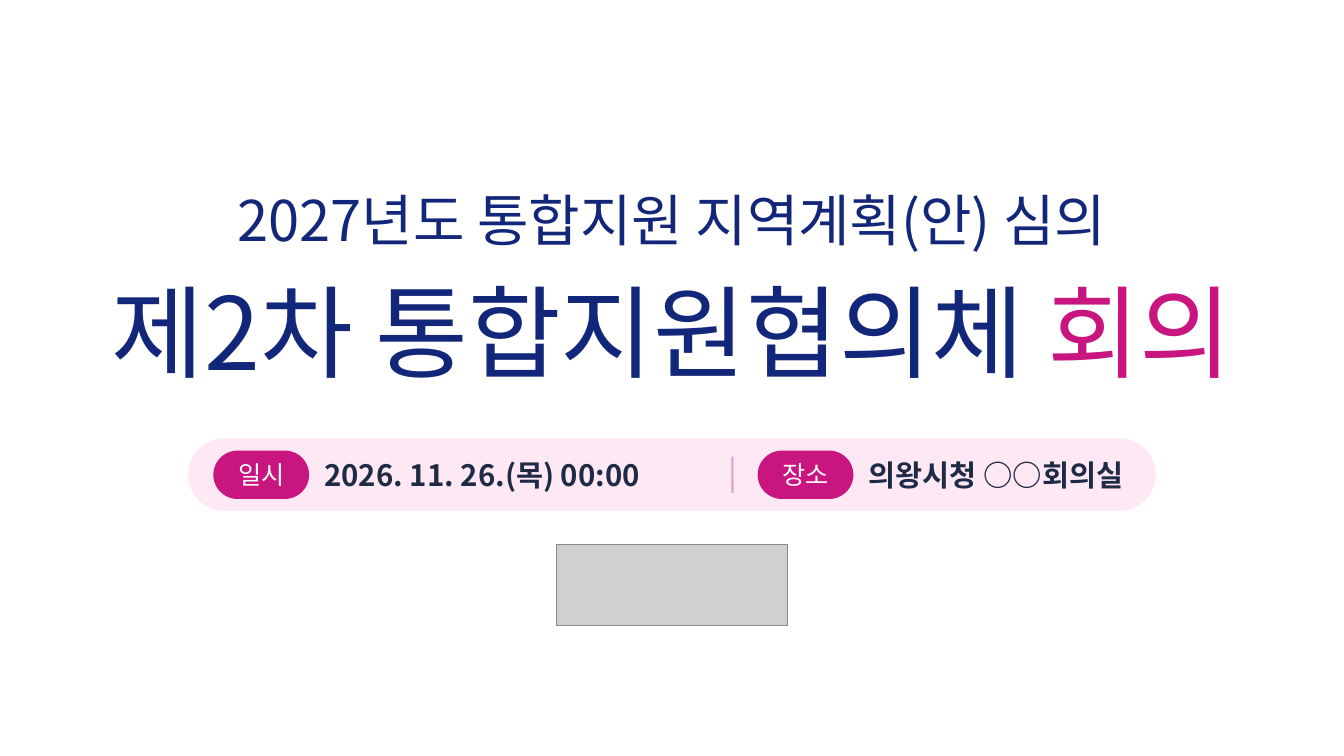
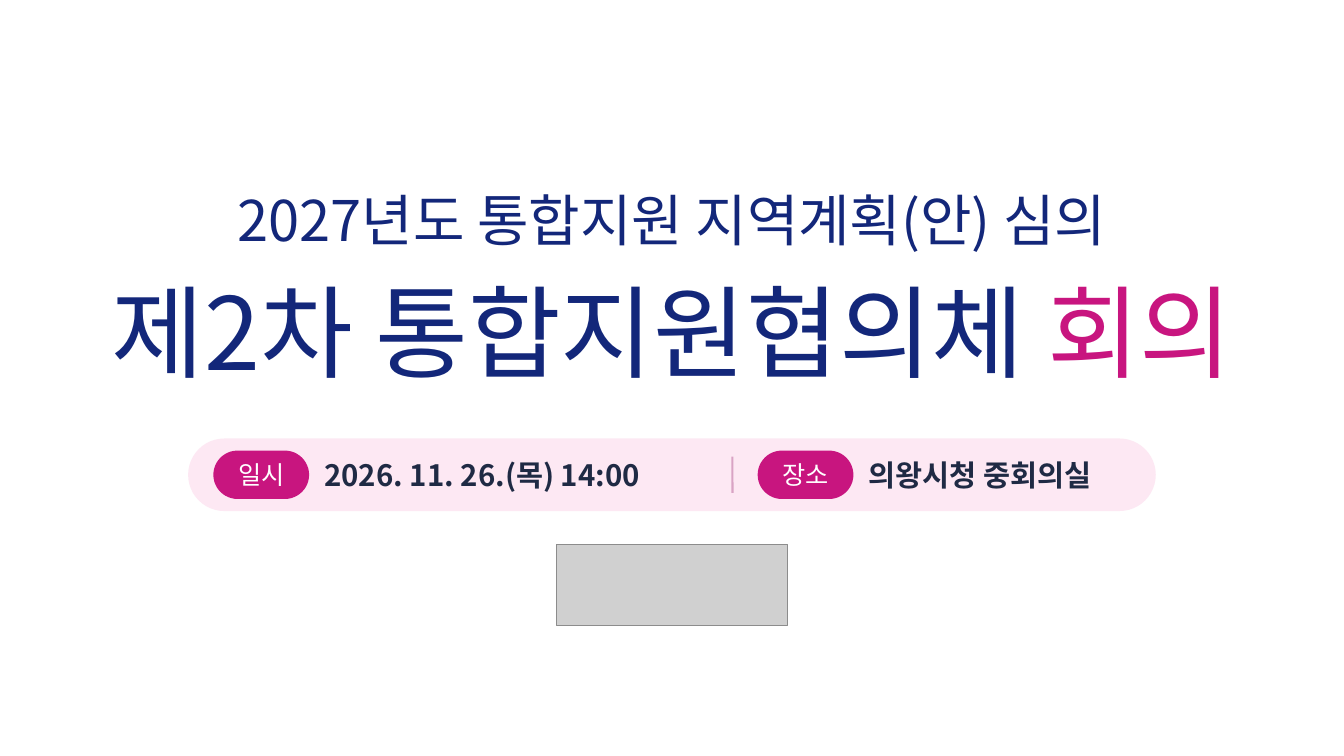
Before and after one commit to skys0430-creator/ssosso0430, a slide deck: slide 1 of docs/uiwang-2027-plan/files/2026_제2차_통합지원협의체_모니터화면.pptx. Drawn at 1344x756 pixels with LibreOffice and Linux fonts; fonts in the diff are those of the drawing; grey boxes stand for pictures; background and template pictures are left out. Boxes give left, top, right and bottom in pixels: in the first picture for what was removed or moved away, otherwise in the second. Text is boxed around its words. In the diff, an @@ line names an element or a change of style, - is before the commit and + after.

```diff
--- a/docs/uiwang-2027-plan/files/2026_제2차_통합지원협의체_모니터화면.pptx
+++ b/docs/uiwang-2027-plan/files/2026_제2차_통합지원협의체_모니터화면.pptx
@@ text at (x1=324, y1=461, x2=640, y2=492): text changed @@
-2026. 11. 26.(목) 00:00
+2026. 11. 26.(목) 14:00
@@ text at (x1=869, y1=461, x2=1091, y2=489): text changed @@
-의왕시청 ○○회의실
+의왕시청 중회의실
```
Also in this commit, not shown: 4 other files.
